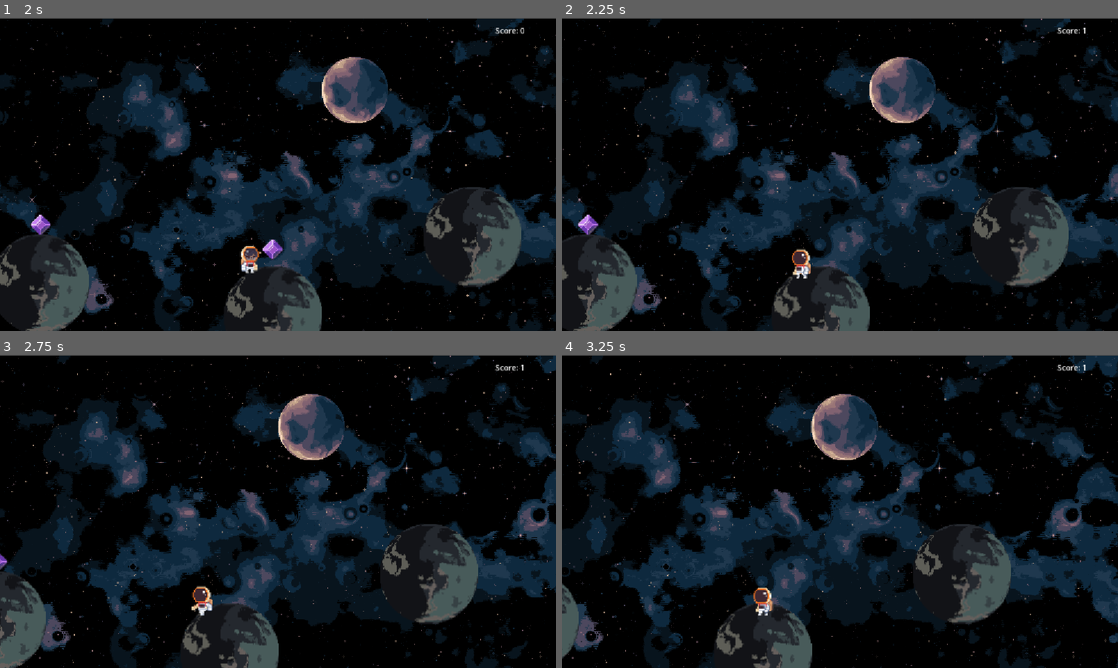
Above: before the commit, frames 1-4 (two rows, left to right).
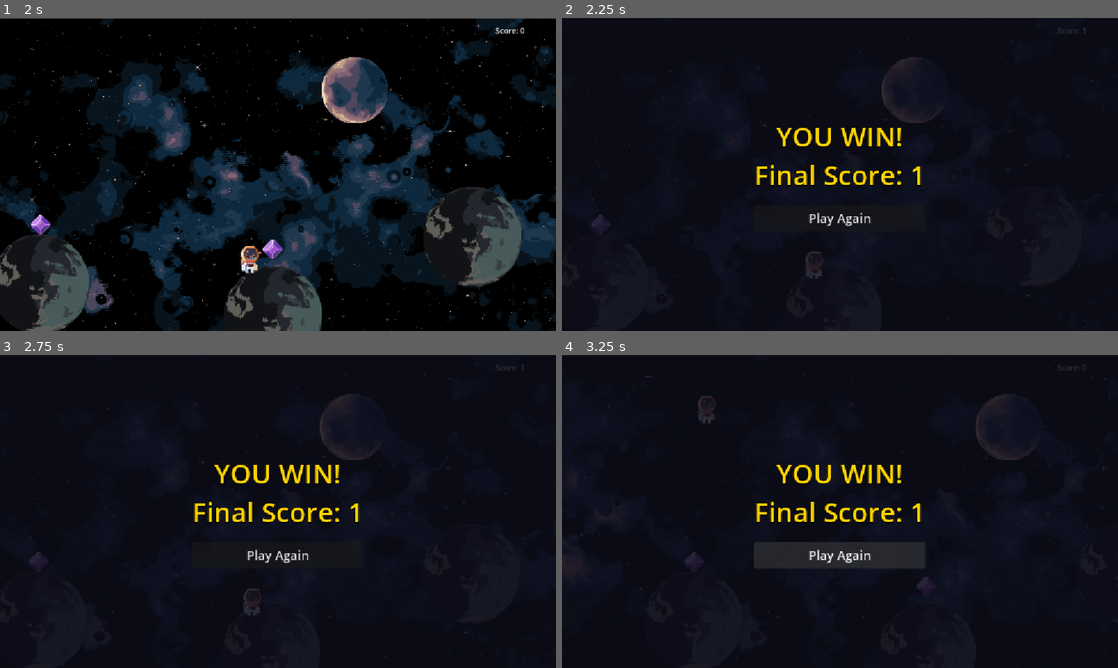
Above: after the commit, the same moments.

Repository: Zain-Abusal/Haven-Dubai
Game: Godot game, scene res://level_1.tscn
The game is run twice, just before and just after one commit, with the same random seed, the same clock (stepped at 60 frames per second) and the same inputs.
Inputs (mouse positions are in pixels of both pictures, inside the frame that each line leads up to):
- Up to frame 1 (2 s): tap Enter (ui_accept) at 0.5, 0.77, 1.52 s; hold Right (ui_right) from 0.53 s (still down)
- Up to frame 2 (2.25 s): release Right (ui_right) at 2.03 s; hold Left (ui_left) from 2.03 s (still down)
- Up to frame 3 (2.75 s): keep holding Left (ui_left)
- Up to frame 4 (3.25 s): release Left (ui_left) at 2.75 s; click (840, 555) at 2.75 s, where only the run after the commit has a clickable "Play Again"

Frame 1 is identical in both runs. In frame 2, 33% of the frame differs, in the area x 0-100%, y 0-100%; in frame 3, 43%; in frame 4, 48%.

Commit message:
done kinda

Diff:
--- a/lost-in-orbit/Global.gd
+++ b/lost-in-orbit/Global.gd
@@ -1,14 +1,23 @@
 extends Node
 
-# Signal emitted whenever the score changes so UI updates automatically
 signal score_changed(new_score: int)
+signal game_won
 
 var score: int = 0
+var has_won: bool = false
 
 func add_point(amount: int = 1) -> void:
+	if has_won:
+		return
+
 	score += amount
 	score_changed.emit(score)
 
+	if score >= 1:
+		has_won = true
+		game_won.emit()
+
 func reset_score() -> void:
 	score = 0
+	has_won = false
 	score_changed.emit(score)
--- a/lost-in-orbit/level_1.tscn
+++ b/lost-in-orbit/level_1.tscn
@@ -610,7 +610,7 @@
 position = Vector2(159, 68)
 scale = Vector2(1.5312499, 1.53125)
 sprite_frames = SubResource("SpriteFrames_8vrlf")
-frame_progress = 0.0087436205
+frame_progress = 0.9196382
 
 [node name="CollisionShape2D" type="CollisionShape2D" parent="Bg2/Area2D" unique_id=1984444844]
 position = Vector2(159, 67)
--- /dev/null
+++ b/lost-in-orbit/new_autoload_script.gd
@@ -0,0 +1,61 @@
+extends CanvasLayer
+
+var overlay: ColorRect
+var title_label: Label
+var play_again_button: Button
+
+func _ready() -> void:
+	# Keep UI interactive even if the game pauses
+	process_mode = Node.PROCESS_MODE_ALWAYS
+	layer = 100 # Ensures it renders on top of all other UI
+
+	# Build the UI elements via code and hide initially
+	_build_win_ui()
+	hide()
+
+	# Listen for the 20-point win signal
+	Global.game_won.connect(_on_game_won)
+
+func _build_win_ui() -> void:
+	# 1. Full-screen semi-transparent dark background
+	overlay = ColorRect.new()
+	overlay.color = Color(0.05, 0.05, 0.1, 0.85) # Dark blue-black tint
+	overlay.set_anchors_and_offsets_preset(Control.PRESET_FULL_RECT)
+	add_child(overlay)
+
+	# 2. Centered container to stack text and button cleanly
+	var center_box := CenterContainer.new()
+	center_box.set_anchors_and_offsets_preset(Control.PRESET_FULL_RECT)
+	overlay.add_child(center_box)
+
+	var vbox := VBoxContainer.new()
+	vbox.add_theme_constant_override("separation", 24)
+	center_box.add_child(vbox)
+
+	# 3. Large Gold "YOU WIN!" Label
+	title_label = Label.new()
+	title_label.text = "YOU WIN!"
+	title_label.horizontal_alignment = HORIZONTAL_ALIGNMENT_CENTER
+	title_label.add_theme_font_size_override("font_size", 56)
+	title_label.add_theme_color_override("font_color", Color(1.0, 0.84, 0.0)) # Gold
+	title_label.add_theme_color_override("font_outline_color", Color.BLACK)
+	title_label.add_theme_constant_override("outline_size", 6)
+	vbox.add_child(title_label)
+
+	# 4. Styled "Play Again" Button
+	play_again_button = Button.new()
+	play_again_button.text = "Play Again"
+	play_again_button.custom_minimum_size = Vector2(220, 55)
+	play_again_button.add_theme_font_size_override("font_size", 26)
+	play_again_button.pressed.connect(_on_play_again_pressed)
+	vbox.add_child(play_again_button)
+
+func _on_game_won() -> void:
+	title_label.text = "YOU WIN!\nFinal Score: " + str(Global.score)
+	show()
+	get_tree().paused = true
+
+func _on_play_again_pressed() -> void:
+	get_tree().paused = false
+	Global.reset_score()
+	get_tree().reload_current_scene()
--- a/lost-in-orbit/project.godot
+++ b/lost-in-orbit/project.godot
@@ -18,6 +18,7 @@
 [autoload]
 
 Global="*uid://btqk4j5vkubu"
+NewAutoloadScript="*uid://7cefgxuw0d35"
 
 [display]
 
--- /dev/null
+++ b/lost-in-orbit/win_screen.gd
@@ -0,0 +1,17 @@
+extends Control
+
+@onready var play_again_button: Button = $Button
+
+func _ready() -> void:
+	hide()
+	Global.game_won.connect(_on_game_won)
+	play_again_button.pressed.connect(_on_play_again_pressed)
+
+func _on_game_won() -> void:
+	show()
+	get_tree().paused = true # Freezes player and moving obstacles
+
+func _on_play_again_pressed() -> void:
+	get_tree().paused = false
+	Global.reset_score()
+	get_tree().reload_current_scene()
Not shown, added: lost-in-orbit/new_autoload_script.gd.uid
Not shown, added: lost-in-orbit/win_screen.gd.uid
